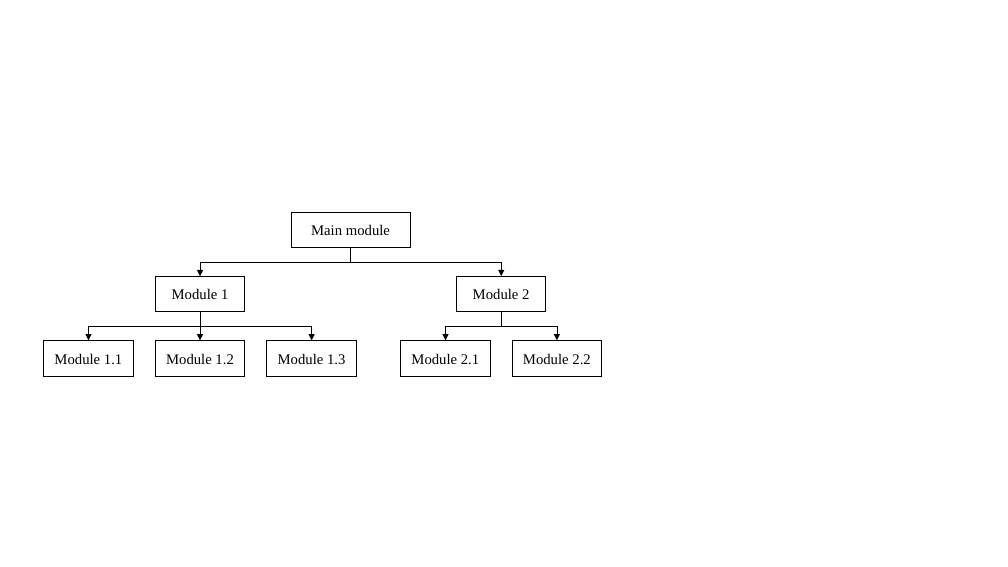
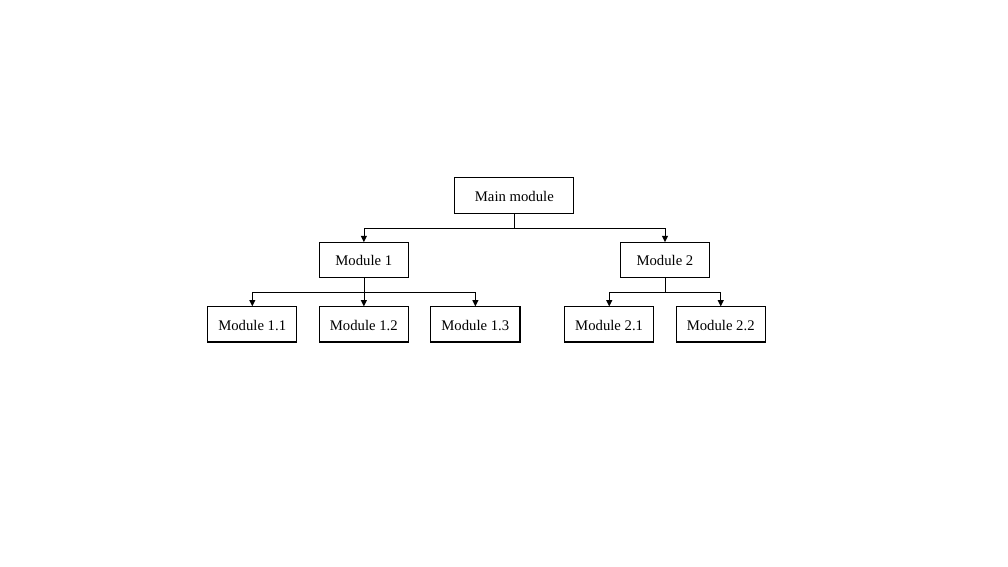
Before and after one commit to glplaman/glplaman.github.io, a slide deck: slide 5 of se/file/se.pptx. Drawn at 1008x567 pixels with LibreOffice and Linux fonts; fonts in the diff are those of the drawing. Boxes give left, top, right and bottom in pixels: in the first picture for what was removed or moved away, otherwise in the second. Text is boxed around its words. In the diff, an @@ line names an element or a change of style, - is before the commit and + after.

```diff
--- a/se/file/se.pptx
+++ b/se/file/se.pptx
@@ 8 rectangles, 6 elbow arrows, 1 arrow: place and size @@
-8 rectangles, 6 elbow arrows, 1 arrow at box(44, 212, 602, 376)
+8 rectangles, 6 elbow arrows, 1 arrow at box(208, 178, 765, 342)
```
Also in this commit, not shown: 2 slides added, 24 other files.
